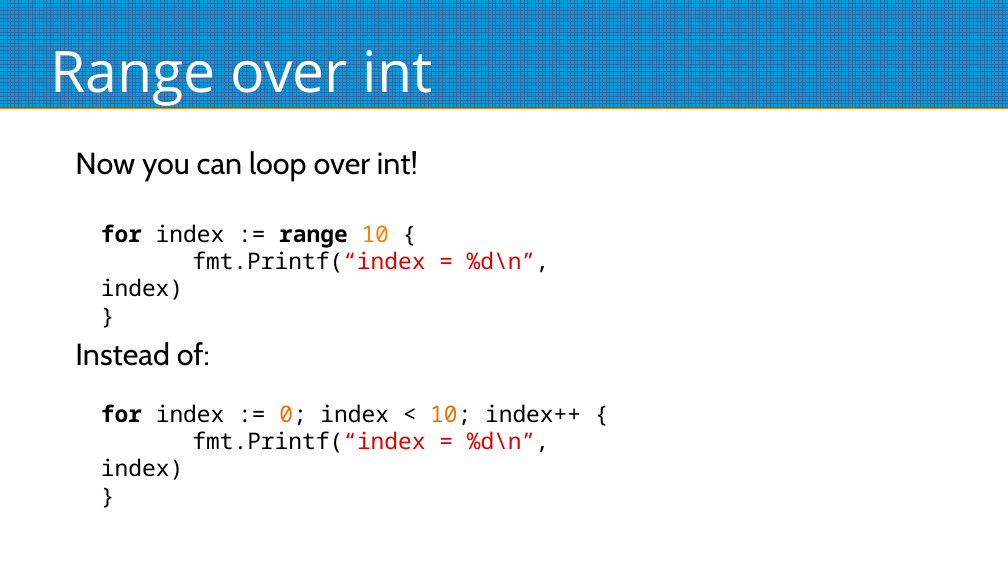
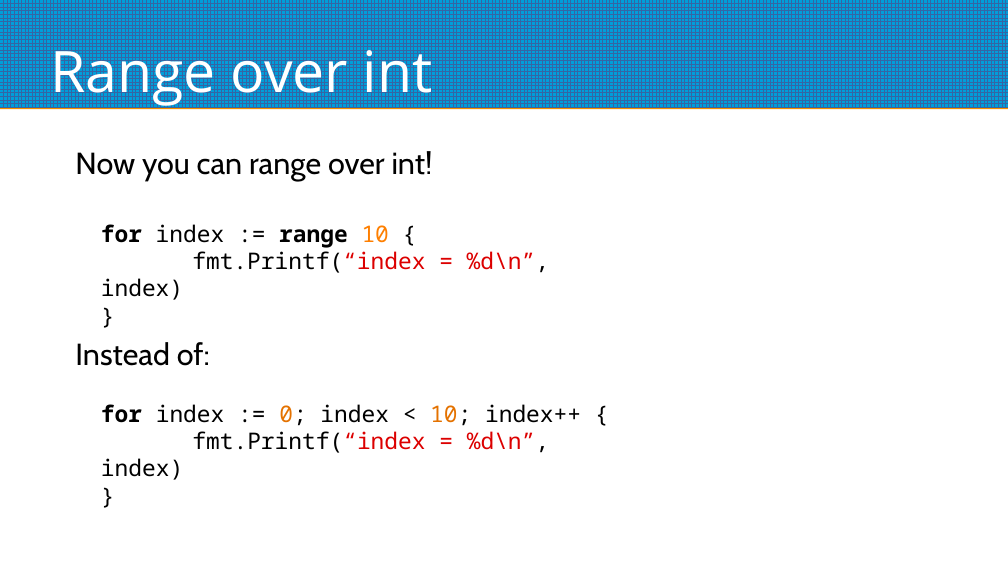
Before and after one commit to ilius/presentations, a slide deck: slide 7 of 2024-02-15/go-1-22.odp. Drawn at 1008x567 pixels with LibreOffice and Linux fonts; fonts in the diff are those of the drawing. Boxes give left, top, right and bottom in pixels: in the first picture for what was removed or moved away, otherwise in the second. Text is boxed around its words. In the diff, an @@ line names an element or a change of style, - is before the commit and + after.

```diff
--- a/2024-02-15/go-1-22.odp
+++ b/2024-02-15/go-1-22.odp
@@ text at box(75, 151, 433, 181): text changed @@
-Now you can loop over int!
+Now you can range over int!
```
Also in this commit, not shown: 5 other slides changed, 1 other file.
